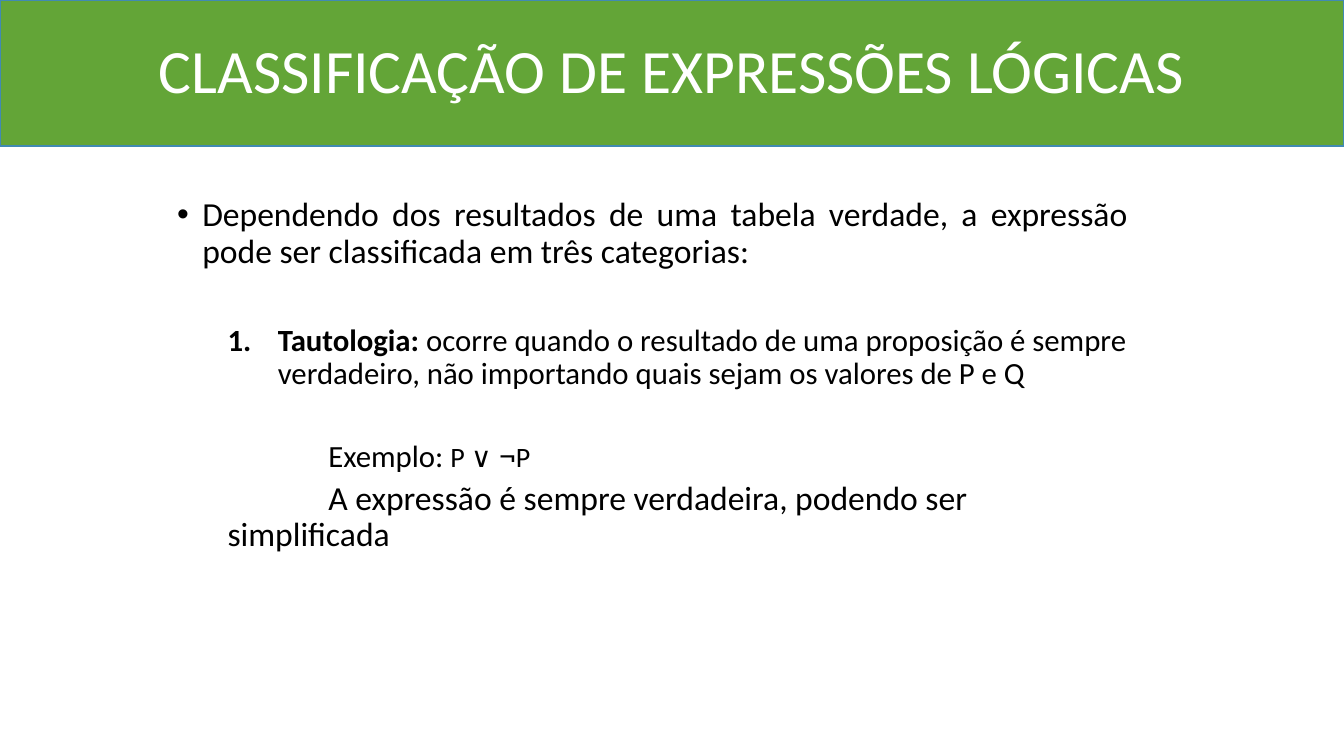
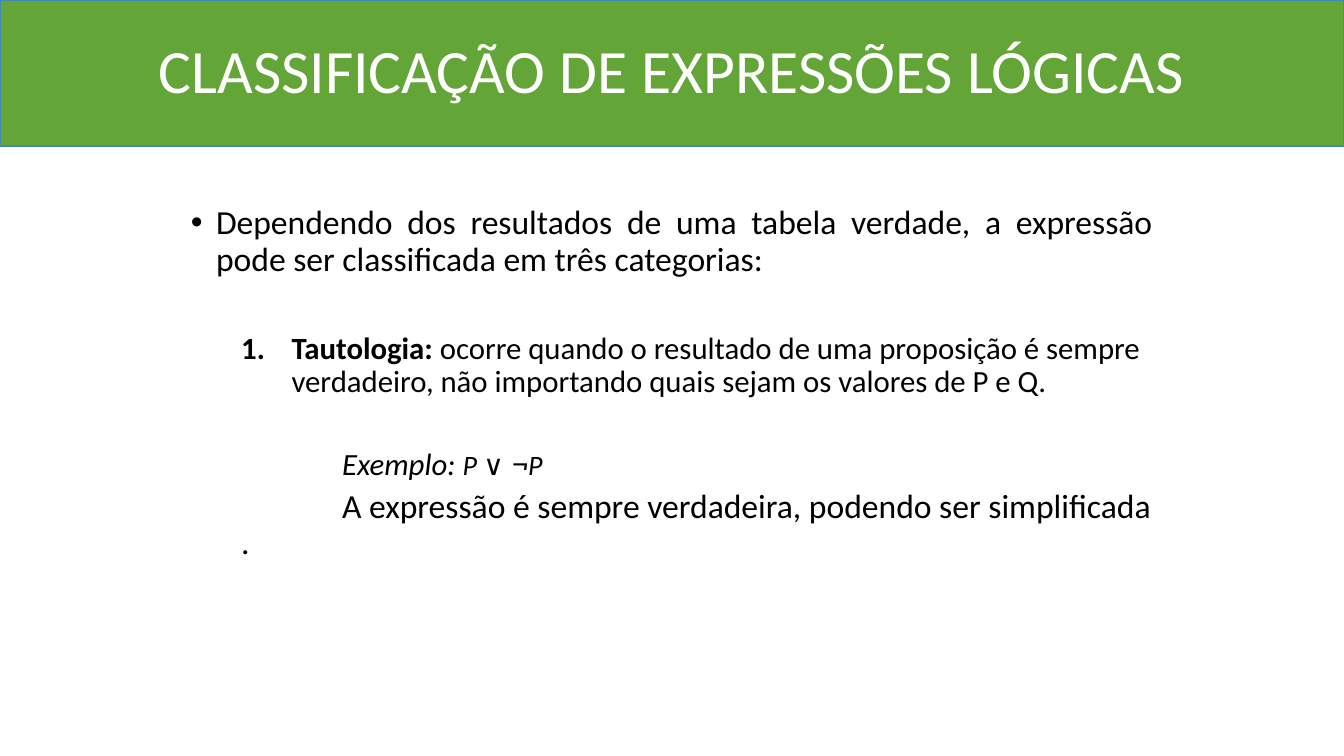
Before and after one commit to Marcio-Salmazo/Aulas, a slide deck: slide 27 of UNIUBE-MD/Teoria_MD.pptx. Drawn at 1344x756 pixels with LibreOffice and Linux fonts; fonts in the diff are those of the drawing. Boxes give left, top, right and bottom in pixels: in the first picture for what was removed or moved away, otherwise in the second. Text is boxed around its words. In the diff, an @@ line names an element or a change of style, - is before the commit and + after.

```diff
--- a/UNIUBE-MD/Teoria_MD.pptx
+++ b/UNIUBE-MD/Teoria_MD.pptx
@@ text "Dependendo dos resultados de uma ...": place and size @@
-text "Dependendo dos resultados de uma ..." at box(202, 202, 1127, 552)
+text "Dependendo dos resultados de uma ..." at box(216, 210, 1152, 524)
@@ text at box(292, 337, 1140, 398): text changed @@
-  1. Tautologia: ocorre quando o resultado de uma proposição é sempre verdadeiro, não importando quais sejam os valores de P e Q
+  1. Tautologia: ocorre quando o resultado de uma proposição é sempre verdadeiro, não importando quais sejam os valores de P e Q.
@@ text at box(342, 453, 542, 480): italic on in "Exemplo: P ∨ ¬P" @@
@@ text at box(342, 494, 1150, 524): text changed @@
-  A expressão é sempre verdadeira, podendo ser simplificada
+  A expressão é sempre verdadeira, podendo ser simplificada .
```
Also in this commit, not shown: 22 other slides changed, 11 slides added, 1 slide removed, 2 other files.
